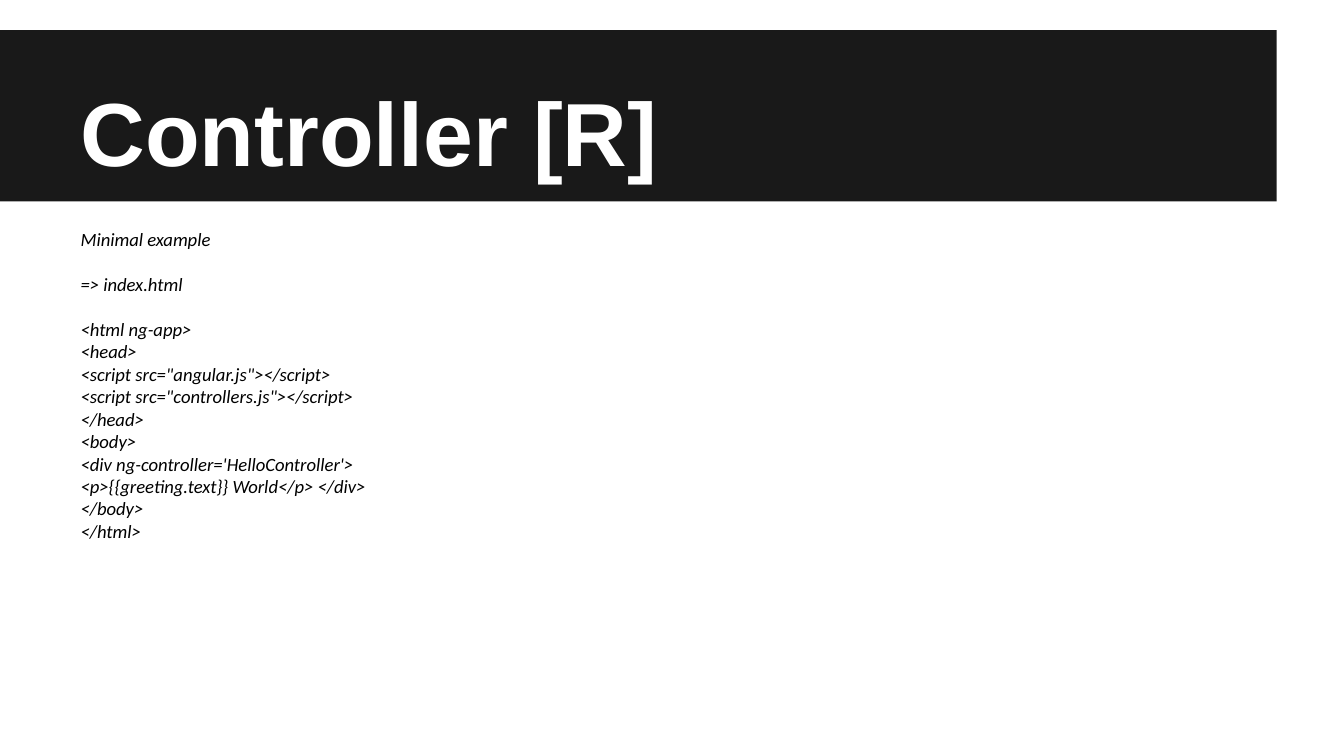
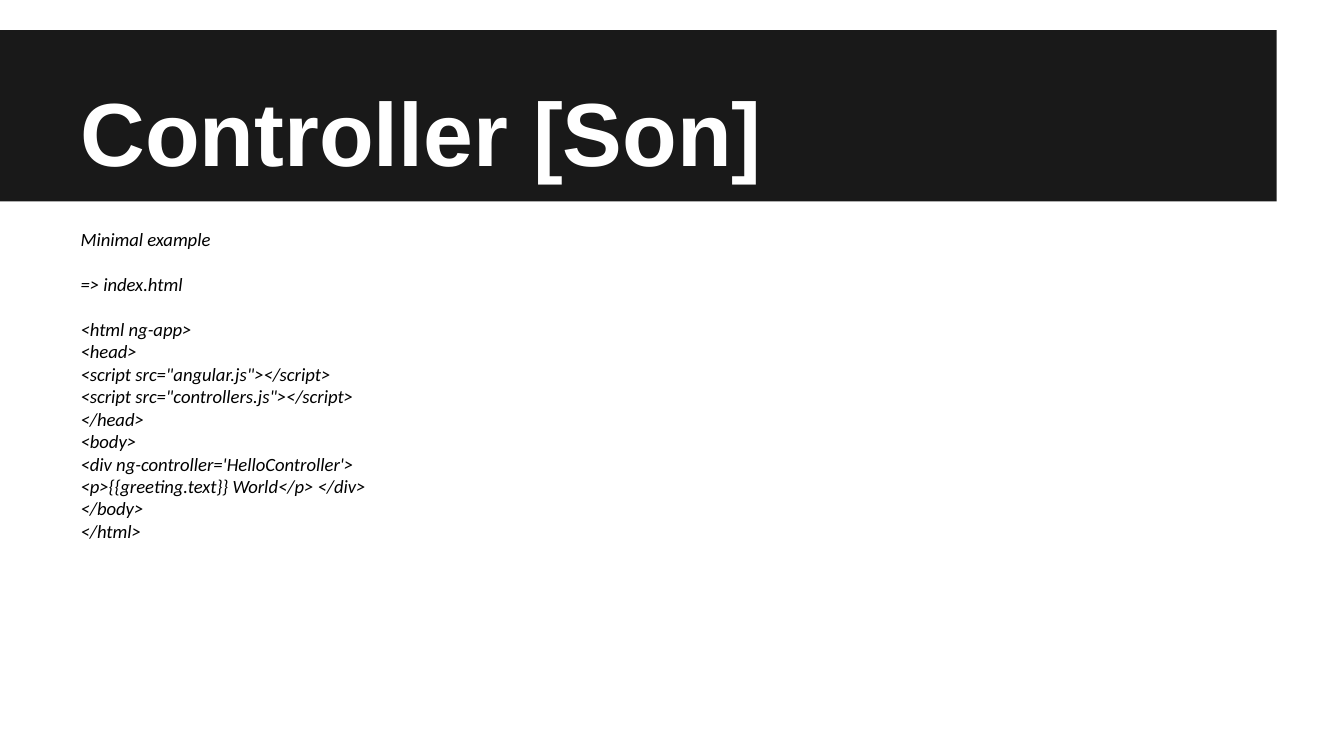
Before and after one commit to Sintelbom/kes-angular, a slide deck: slide 13 of src/main/webapp/KES AngularJS - 19112014.pptx (slide 9 before the commit). Drawn at 1344x756 pixels with LibreOffice and Linux fonts; fonts in the diff are those of the drawing. Boxes give left, top, right and bottom in pixels: in the first picture for what was removed or moved away, otherwise in the second. Text is boxed around its words. In the diff, an @@ line names an element or a change of style, - is before the commit and + after.

```diff
--- a/src/main/webapp/KES AngularJS - 19112014.pptx
+++ b/src/main/webapp/KES AngularJS - 19112014.pptx
@@ title at (x1=81, y1=101, x2=762, y2=183): text changed @@
-Controller [R]
+Controller [Son]
```
Also in this commit, not shown: 9 other slides changed, 3 slides added, 3 slides removed.
